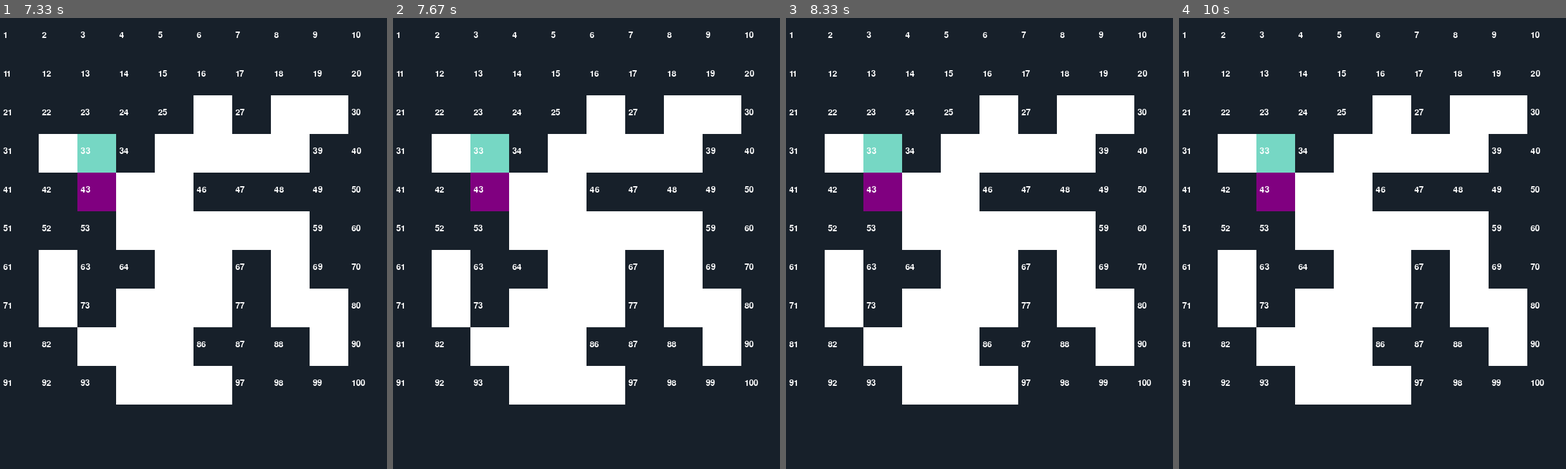
Above: before the commit, frames 1-4 (left to right).
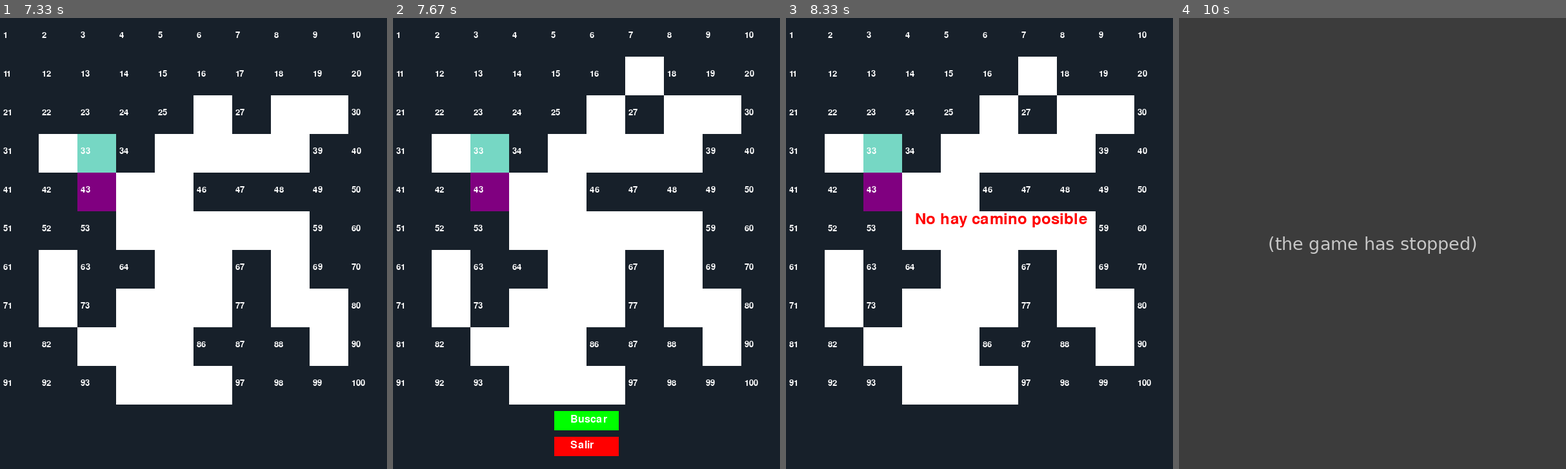
Above: after the commit, the same moments.

Repository: Aroal-ing/IA-Javier-Alejandro-Ayala-Rodriguez
Game: pygame game, started from a_Estrella.py
The game is run twice, just before and just after one commit, with the same random seed, the same clock (stepped at 60 frames per second) and the same inputs.
Inputs (mouse positions are in pixels of both pictures, inside the frame that each line leads up to):
- Up to frame 1 (7.33 s): press the mouse at (100, 148) at 0.37 s; move the mouse to (92, 148) at 0.47 s; release the mouse at (89, 148) at 0.6 s; press the mouse at (100, 148) at 0.7 s; move the mouse to (112, 189) at 0.8 s; release the mouse at (123, 225) at 0.93 s; click (170, 198) at 1.05 s; press the mouse at (170, 198) at 1.37 s; move the mouse to (193, 284) at 1.47 s; release the mouse at (212, 374) at 1.6 s; press the mouse at (170, 198) at 1.7 s; move the mouse to (170, 284) at 1.8 s; release the mouse at (166, 369) at 1.93 s; press the mouse at (170, 198) at 2.03 s; move the mouse to (193, 229) at 2.13 s; release the mouse at (216, 266) at 2.27 s; press the mouse at (170, 198) at 2.37 s; move the mouse to (185, 157) at 2.47 s; release the mouse at (201, 117) at 2.6 s; press the mouse at (170, 198) at 2.7 s; move the mouse to (232, 171) at 2.8 s; release the mouse at (286, 148) at 2.93 s; press the mouse at (170, 198) at 3.03 s; move the mouse to (170, 243) at 3.13 s; release the mouse at (170, 293) at 3.27 s; press the mouse at (170, 198) at 3.37 s; move the mouse to (247, 157) at 3.47 s; release the mouse at (325, 121) at 3.6 s; press the mouse at (170, 198) at 3.7 s; move the mouse to (150, 297) at 3.8 s; release the mouse at (131, 401) at 3.93 s; press the mouse at (170, 198) at 4.03 s; move the mouse to (116, 175) at 4.13 s; release the mouse at (61, 153) at 4.27 s; click (325, 333) at 4.38 s; click (290, 315) at 4.72 s; press the mouse at (290, 315) at 5.03 s; move the mouse to (193, 338) at 5.13 s; release the mouse at (92, 356) at 5.27 s; press the mouse at (290, 315) at 5.37 s; move the mouse to (181, 293) at 5.47 s; release the mouse at (77, 275) at 5.6 s; press the mouse at (290, 315) at 5.7 s; move the mouse to (290, 220) at 5.8 s; release the mouse at (294, 126) at 5.93 s; press the mouse at (290, 315) at 6.03 s; move the mouse to (270, 266) at 6.13 s; release the mouse at (251, 216) at 6.27 s; click (73, 315) at 6.38 s; press the mouse at (73, 315) at 6.7 s; move the mouse to (193, 311) at 6.8 s; release the mouse at (313, 306) at 6.93 s; press the mouse at (73, 315) at 7.03 s; move the mouse to (139, 365) at 7.13 s; release the mouse at (201, 410) at 7.27 s
- Up to frame 2 (7.67 s): press the mouse at (466, 315) at 7.37 s; move the mouse to (555, 202) at 7.47 s; release the mouse at (644, 90) at 7.6 s
- Up to frame 3 (8.33 s): press the mouse at (979, 419) at 7.7 s; move the mouse to (1010, 320) at 7.8 s; release the mouse at (1041, 216) at 7.93 s
- Up to frame 4 (10 s): no input

Frame 1 is identical in both runs. In frame 2, 2.3% of the frame differs, in the area x 41-70%, y 8-98%; in frame 3, 1.4%; in frame 4, 100%, in the area x 0-100%, y 0-100%.
After the commit the program exited at 9.73 s; later frames show no game.

Commit message:
Update a_Estrella.py

Diff:
--- a/a_Estrella.py
+++ b/a_Estrella.py
@@ -1,4 +1,3 @@
-#This is for CODE CODE A*
 import pygame
 import heapq
 
@@ -129,7 +128,6 @@
                 vecino.f = vecino.g + vecino.h
                 vecino.padre = nodo_actual
                 heapq.heappush(open_set, (vecino.f, vecino))
-
     return False
 
 def obtener_click_pos(pos, filas, ancho):
@@ -156,16 +154,13 @@
 
     while corriendo:
         dibujar(VENTANA, grid, FILAS, ANCHO_VENTANA)
-
         pygame.draw.rect(VENTANA, VERDE, boton_buscar_rect)
         font = pygame.font.Font(None, 24)
         text = font.render("Buscar", True, NEGRO)
         VENTANA.blit(text, (ANCHO_VENTANA // 2 - 25, ANCHO_VENTANA + 15))
-
         pygame.draw.rect(VENTANA, ROJO, boton_salir_rect)
         text = font.render("Salir", True, NEGRO)
         VENTANA.blit(text, (ANCHO_VENTANA // 2 - 25, ANCHO_VENTANA + 55))
-
         pygame.display.update()
 
         for event in pygame.event.get():
@@ -174,22 +169,27 @@
 
             if pygame.mouse.get_pressed()[0]:
                 pos = pygame.mouse.get_pos()
-
                 if boton_buscar_rect.collidepoint(pos) and inicio and fin:
-                         encontrado = algoritmo_a_estrella(grid, inicio, fin)
-                         dibujar(VENTANA, grid, FILAS, ANCHO_VENTANA)
-
-                         if encontrado:
-                             pygame.time.delay(5000)
-                             return
-
-                         if not encontrado:
-                              font = pygame.font.Font(None, 36)
-                              mensaje = font.render("No hay camino posible", True, ROJO)
-                              VENTANA.blit(mensaje, (ANCHO_VENTANA // 2 - 100, ANCHO_VENTANA // 2))
-                              pygame.display.update()
-                              pygame.time.delay(2000)
-                              corriendo = False
+                    encontrado = algoritmo_a_estrella(grid, inicio, fin)
+                    dibujar(VENTANA, grid, FILAS, ANCHO_VENTANA)
+
+                    if encontrado:
+                        esperando = True
+                        while esperando:
+                            for evento in pygame.event.get():
+                                if evento.type == pygame.QUIT:
+                                    corriendo = False
+                                    esperando = False
+                                elif evento.type == pygame.KEYDOWN or evento.type == pygame.MOUSEBUTTONDOWN:
+                                    esperando = False
+
+                    if not encontrado:
+                        font = pygame.font.Font(None, 36)
+                        mensaje = font.render("No hay camino posible", True, ROJO)
+                        VENTANA.blit(mensaje, (ANCHO_VENTANA // 2 - 100, ANCHO_VENTANA // 2))
+                        pygame.display.update()
+                        pygame.time.delay(2000)
+                        corriendo = False
 
                 elif boton_salir_rect.collidepoint(pos):
                     corriendo = False
